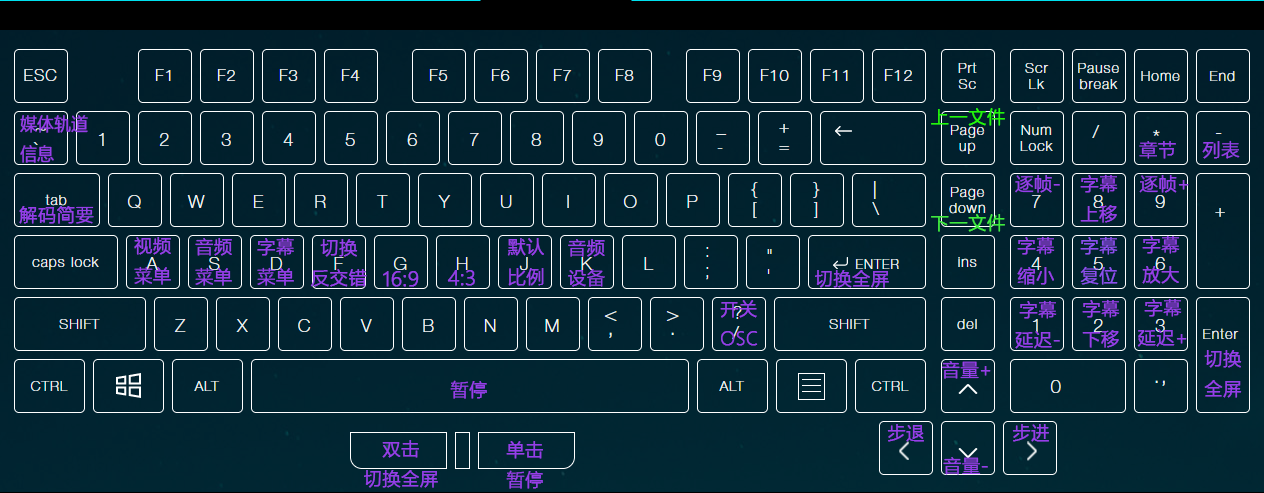
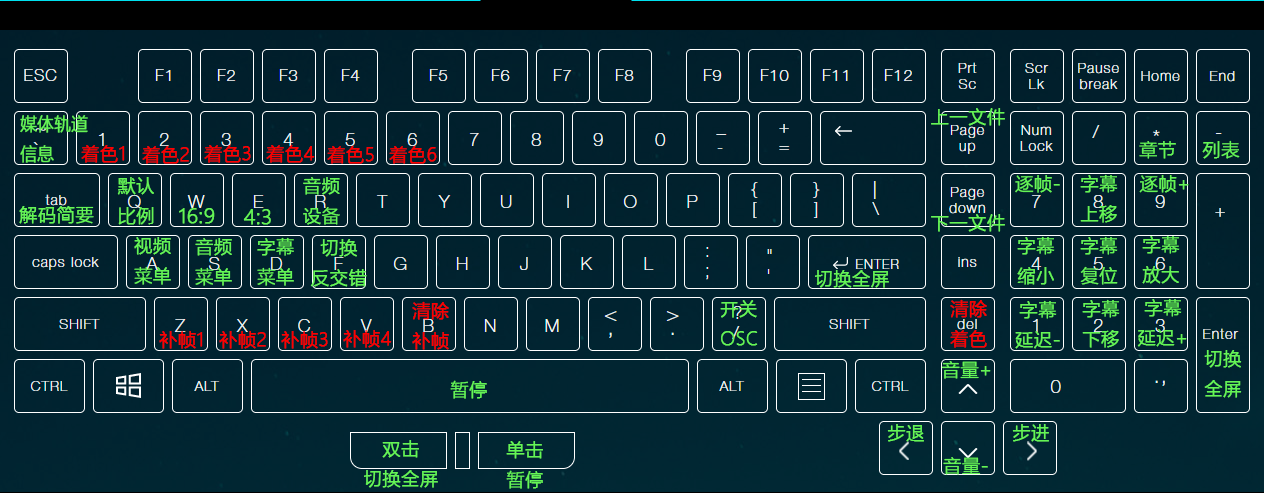
The second w=1264, h=493 image is a revision of the first. Changes to its layers:
moved "媒体轨道 信息" above "解码简要", painted on it over <box>20,115,88,163</box>
painted on "解码简要" over <box>19,206,94,224</box>
painted on "视频 菜单" over <box>134,237,171,285</box>
moved "音频 菜单" above "字幕 菜单", painted on it over <box>195,238,232,286</box>
painted on "字幕 菜单" over <box>257,237,294,286</box>
moved "切换 反交错" above "默认 比例", painted on it over <box>310,239,367,287</box>
painted on "默认 比例" over <box>117,177,544,286</box>
painted on "4:3" over <box>243,209,475,286</box>
painted on "16:9" over <box>179,208,419,287</box>
moved "音频 设备" above "着色1", painted on it over <box>303,177,605,287</box>
added layer "清除 着色" above "章节" over <box>950,299,987,348</box>
added layer "清除 补帧" above "开关 OSC" over <box>412,301,449,350</box>
moved "开关 OSC" above "切换全屏", painted on it over <box>720,300,758,346</box>
painted on "切换全屏" over <box>815,270,889,288</box>
painted on "单击 暂停" over <box>506,441,543,489</box>
painted on "字幕 上移" over <box>1080,174,1118,223</box>
painted on "字幕 下移" over <box>1082,299,1120,348</box>
painted on "字幕 缩小" over <box>1017,236,1055,285</box>
painted on "字幕 放大" over <box>1142,235,1180,284</box>
painted on "字幕 延迟-" over <box>1015,300,1060,349</box>
painted on "字幕 延迟+" over <box>1137,298,1187,347</box>
moved "字幕 复位" above "切换 全屏", painted on it over <box>1080,236,1118,285</box>
moved "切换 全屏" above "暂停", painted on it over <box>1204,350,1242,398</box>
moved "双击 切换全屏" above "图层 0", painted on it over <box>364,440,438,488</box>
…and 21 more changes (10 added, 11 painted, 3 stack)
